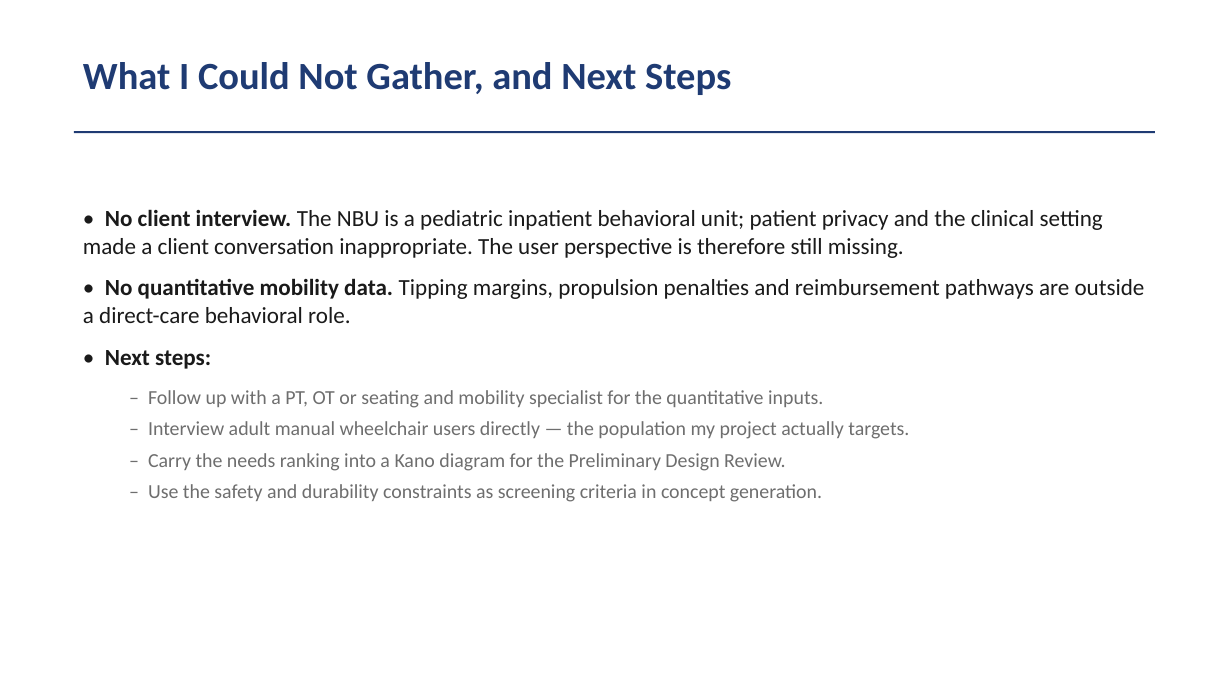
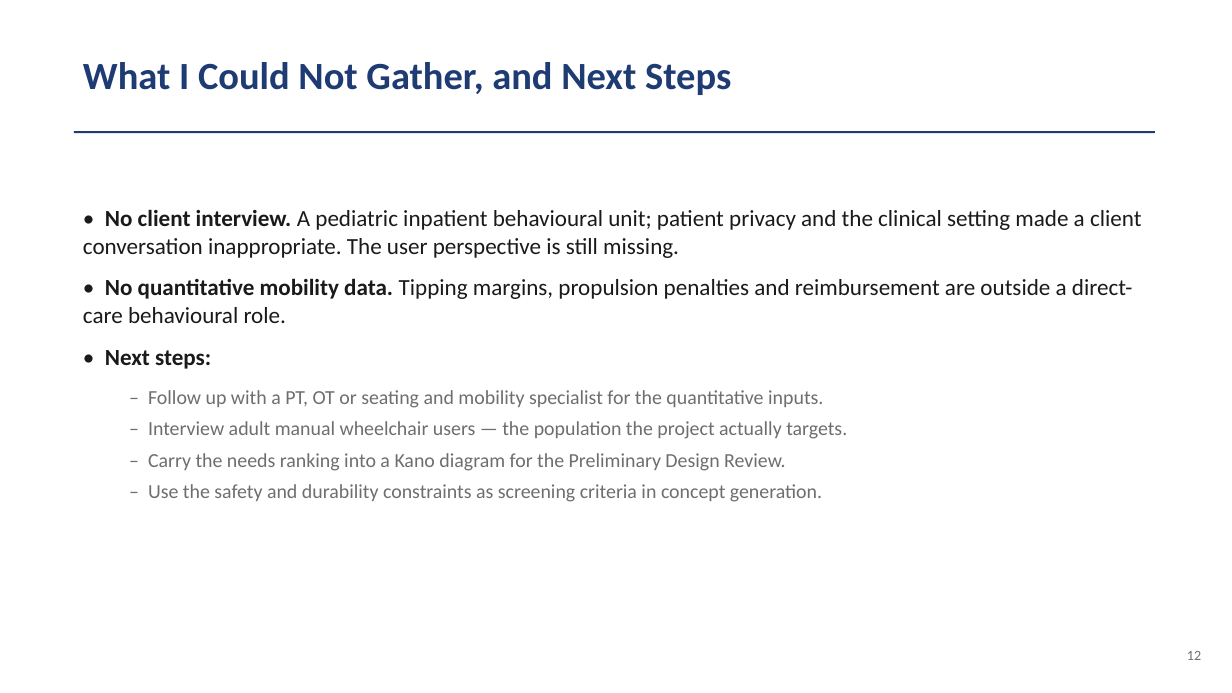
Before and after one commit to VanceVan/cccoding, a slide deck: slide 12 of module-10/Module_10_Rehab_Center_Experience.pptx. Drawn at 1232x693 pixels with LibreOffice and Linux fonts; fonts in the diff are those of the drawing. Boxes give left, top, right and bottom in pixels: in the first picture for what was removed or moved away, otherwise in the second. Text is boxed around its words. In the diff, an @@ line names an element or a change of style, - is before the commit and + after.

```diff
--- a/module-10/Module_10_Rehab_Center_Experience.pptx
+++ b/module-10/Module_10_Rehab_Center_Experience.pptx
@@ text at (83,209,1141,323): text changed @@
-• No client interview. The NBU is a pediatric inpatient behavioral unit; patient privacy and the clinical setting made a client conversation inappropriate. The user perspective is therefore still missing.
-• No quantitative mobility data. Tipping margins, propulsion penalties and reimbursement pathways are outside a direct-care behavioral role.
+• No client interview. A pediatric inpatient behavioural unit; patient privacy and the clinical setting made a client conversation inappropriate. The user perspective is still missing.
+• No quantitative mobility data. Tipping margins, propulsion penalties and reimbursement are outside a direct-care behavioural role.
@@ text at (148,421,847,439): text changed @@
-  – Interview adult manual wheelchair users directly — the population my project actually targets.
+  – Interview adult manual wheelchair users — the population the project actually targets.
@@ text added at (1187,651,1201,660), 11 pt, text #6E6E6E @@
+12
```
Also in this commit, not shown: 11 other slides changed, 10 other files.
